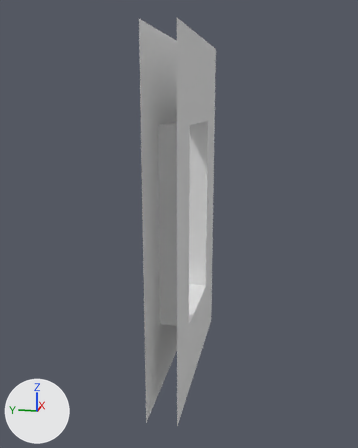
A saved change to the FBX model Assets/Modular_Props/Mesh/MD_Window_NotShootable.fbx.
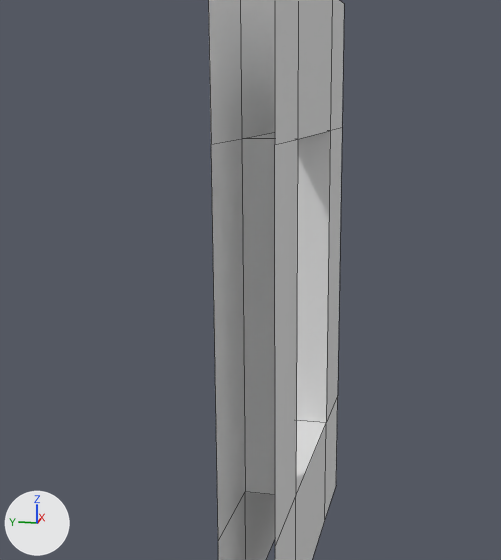
Each version is shown whole from a 50 mm camera at (-3.33, -0.68, 2.47) aimed at (0.96, 0.18, 1.4), then close up on the part from 6% to 85% of the width and 10% to 81% of the height. Lighting does not change. The marker at lower left points along +X, +Y and +Z. The close-ups show mesh edges as thin lines. Where no turn or scale is listed for an object, it has been applied to the vertices.

The older version as bpy lines, for what is in view:
```python
me_cube_007 = bpy.data.meshes.new('Cube.007')
me_cube_007.from_pydata(...)  # 32 vertices, 20 faces; spans x 0.0..2.0, y 0.0..0.25, z 0.0..3.0
ob_md_window_notshootable = bpy.data.objects.new('MD_Window_NotShootable', me_cube_007)
ob_md_window_notshootable.location = (0.0, 0.0, 0.0)
```
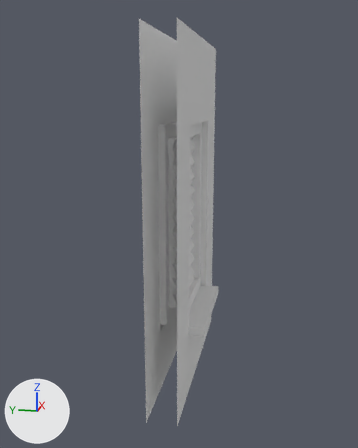
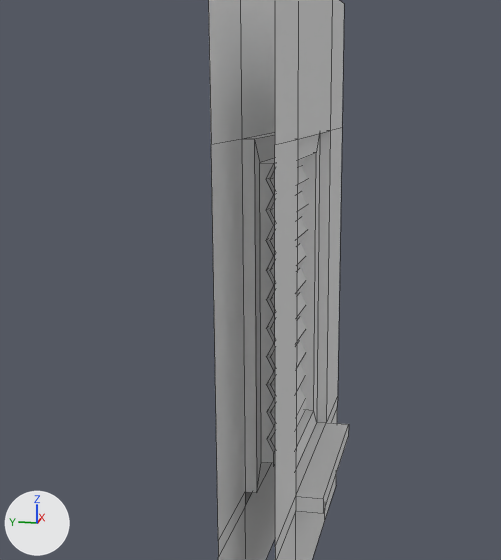
What the commit changed:
Material 'MR_ModularSet' (mat_mr_modularset) is new.
Its base color is (0.8, 0.8, 0.8) (white #e7e7e7).
me_cube_007 is used by ob_md_window_notshootable; location (0.0, 0.0, 0.0).
me_cube_007 had 32 vertices, 20 faces and spanned x 0.0..2.0, y 0.0..0.25, z 0.0..3.0.
me_cube_007 now has 152 vertices, 92 faces and spans x 0.0..2.0, y -0.13..0.38, z 0.0..3.0.
me_cube_007 part 1: a new loose piece of 44 vertices spanning x 0.57..1.43, y 0.1..0.14, z 0.73..2.19, in mat_mr_modularset (white #e7e7e7).
me_cube_007 part 2: a new loose piece of 44 vertices spanning x 0.57..1.43, y 0.12..0.16, z 0.73..2.19, in mat_mr_modularset (white #e7e7e7).
Part 3, on me_cube_007:
10 faces are deleted.
24 vertices are added at x 0.5..1.5, y -0.13..0.38, z 0.54..2.3.
8 new vertices lie (0.0, 0.0, 0.54) away from vertices in x 0.0..2.0, y 0.0..0.25, z 0.0.
40 new faces join them.
me_cube_007 now uses material mat_mr_modularset (white #e7e7e7).

Pixel boxes (x1, y1, x2, y2) of what changed, in the close-ups (501 x 560 px):
'MD_Window_NotShootable', reshaped
    before: (208, 0, 344, 560)
    after: (208, 0, 349, 560)
part 1 of me_cube_007, added
    after: (270, 158, 307, 448)
part 2 of me_cube_007, added
    after: (266, 163, 275, 465)
part 3 of me_cube_007, built on
    before: (218, 131, 338, 560)
    after: (218, 131, 349, 560)
